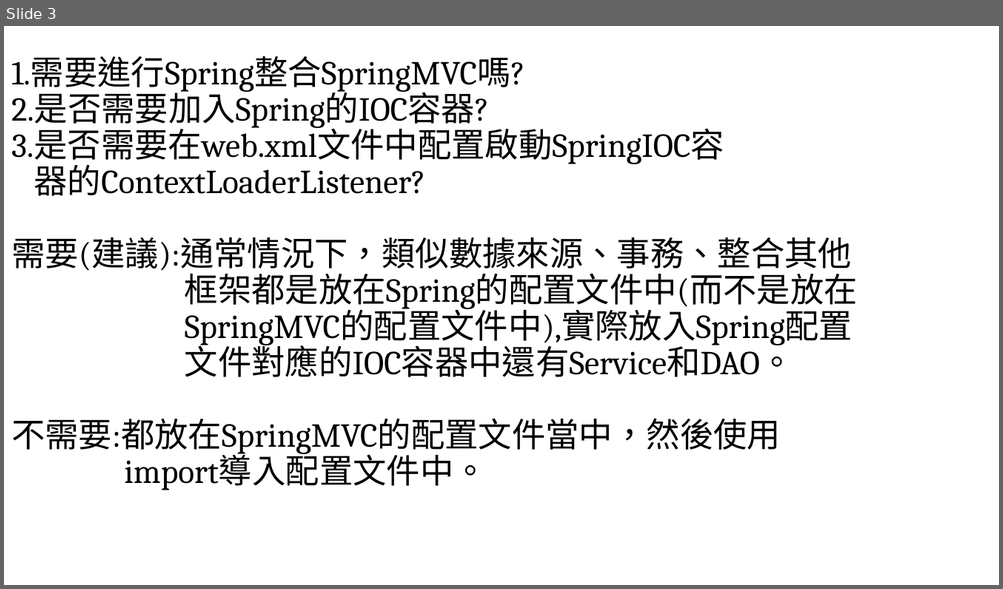
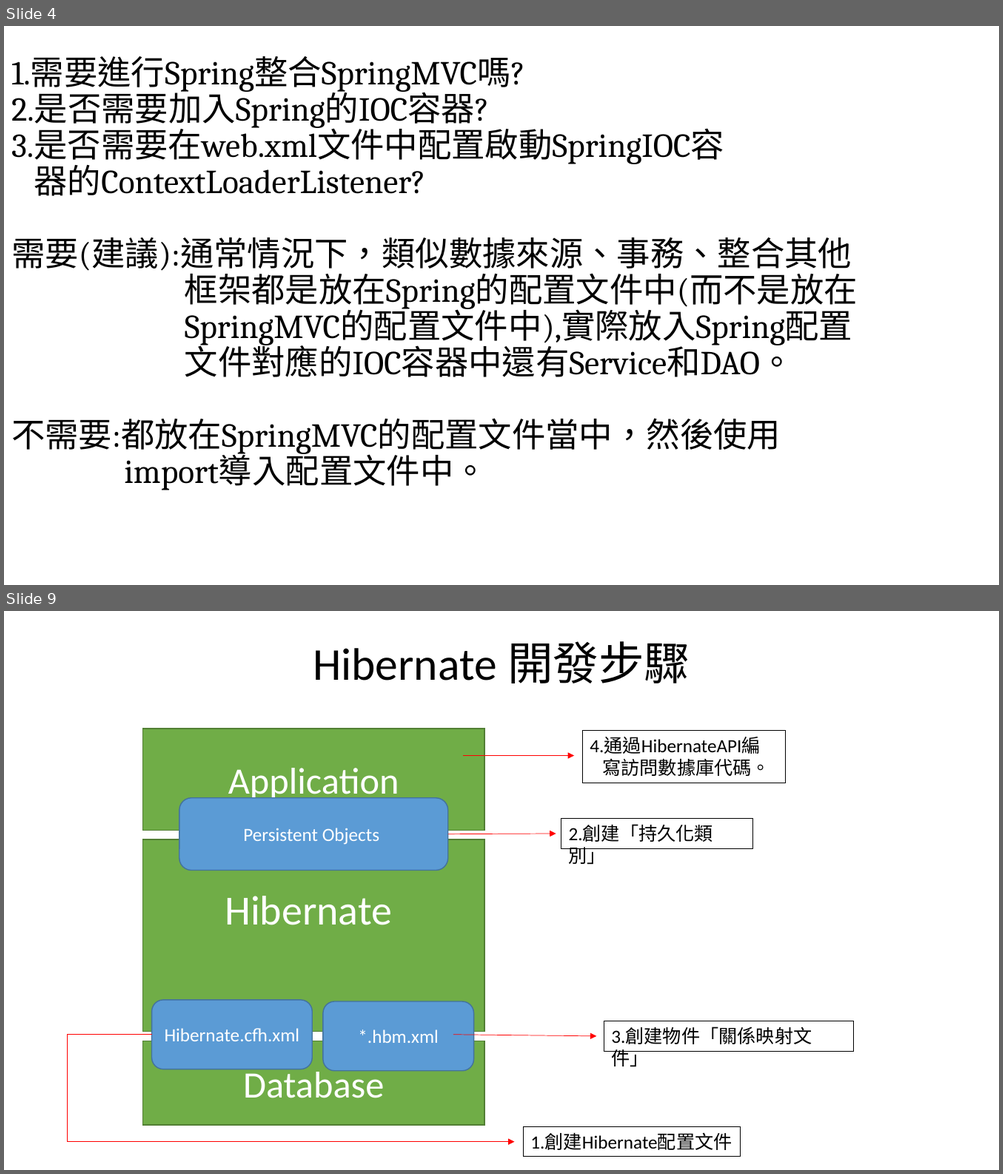
Before and after one commit to kiss78832/jay_project, a slide deck: 流程圖.pptx. Shown one above the other, each under a label of ours: slide 3 before the commit, slides 4 and 9 after it; the slides between them are not shown. The pictures are 1003x589 and 1003x1174 pixels, drawn with LibreOffice and Linux fonts; fonts in the diff are those of the drawing. Boxes give left, top, right and bottom in pixels: in the first picture for what was removed or moved away, otherwise in the second. Text is boxed around its words. In the diff, an @@ line names an element or a change of style, - is before the commit and + after.

Commit message:
Hibernate

```diff
--- a/流程圖.pptx
+++ b/流程圖.pptx
@@ slide 9 added at <box>4,611,999,1170</box>, background #FFFFFF @@
@@ title added at <box>313,641,689,684</box>, 44 pt, text #000000 @@
+Hibernate 開發步驟
@@ rectangle added at <box>143,729,484,830</box>, fill #70AD47, outline #538035 1 pt, 36 pt, text #FFFFFF @@
+Application
@@ rectangle added at <box>582,730,785,783</box>, outline #000000 0.75 pt, 18 pt, text #000000 @@
+4.通過HibernateAPI編
+寫訪問數據庫代碼。
@@ arrow added from (463, 756) to (574, 756), #FF0000 0.5 pt @@
@@ rounded rectangle added at <box>179,798,448,871</box>, fill #5B9BD5, outline #43739E 1 pt, 18 pt, text #FFFFFF @@
+Persistent Objects
@@ rectangle added at <box>561,818,753,849</box>, outline #000000 0.75 pt, 18 pt, text #000000 @@
+2.創建「持久化類別」
@@ rectangle added at <box>143,840,484,1032</box>, fill #70AD47, outline #538035 1 pt @@
@@ arrow added from (448, 834) to (556, 834), #FF0000 0.5 pt @@
@@ text added at <box>225,896,392,925</box>, 40 pt, text #FFFFFF @@
+Hibernate
@@ rounded rectangle added at <box>152,1000,312,1070</box>, fill #5B9BD5, outline #43739E 1 pt, 18 pt, text #FFFFFF @@
+Hibernate.cfh.xml
@@ rounded rectangle added at <box>324,1002,474,1071</box>, fill #5B9BD5, outline #43739E 1 pt, 18 pt, text #FFFFFF @@
+*.hbm.xml
@@ rectangle added at <box>604,1022,853,1051</box>, outline #000000 0.75 pt, 18 pt, text #000000 @@
+3.創建物件「關係映射文件」
@@ elbow arrow added from (152, 1035) to (515, 1142), #FF0000 0.5 pt @@
@@ rectangle added at <box>143,1042,484,1126</box>, fill #70AD47, outline #538035 1 pt, 36 pt, text #FFFFFF @@
+Database
@@ arrow added from (453, 1035) to (597, 1037), #FF0000 0.5 pt @@
@@ rectangle added at <box>523,1128,740,1157</box>, outline #000000 0.75 pt, 18 pt, text #000000 @@
+1.創建Hibernate配置文件
@@ what was slide 3 is now slide 4 @@
```
Also in this commit, not shown: 8 other slides added, 1 slide removed, 15 other files.
